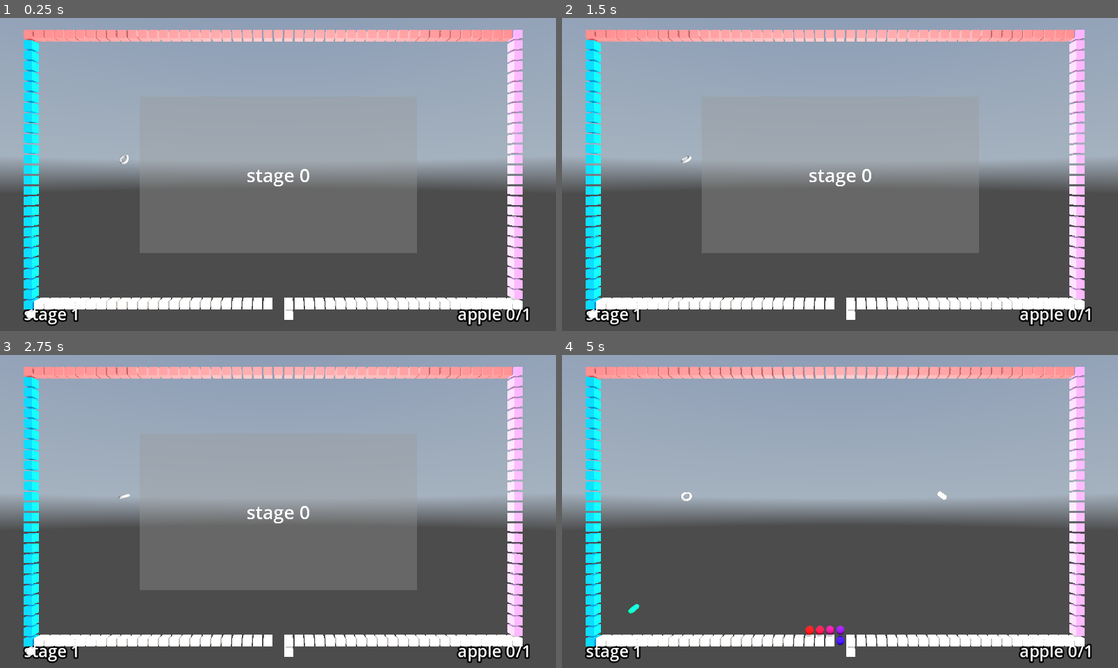
Above: before the commit, frames 1-4 (two rows, left to right).
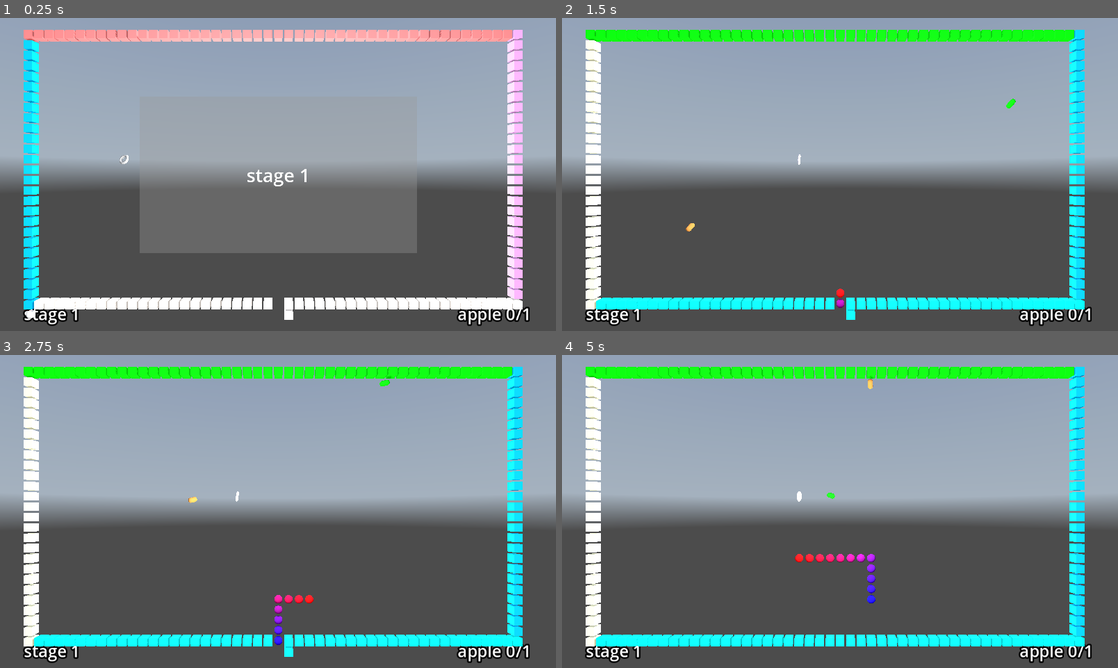
Above: after the commit, the same moments.

Repository: kasworld/gd4snakebyte3d
Game: Godot game, scene res://main.tscn
Two runs of this game, one before a commit and one after it. Both use one fixed random seed, a clock stepped at 60 frames per second and the inputs below. A sky picture missing from this copy of the repository is replaced by a grey-blue gradient.
Inputs (mouse positions are in pixels of both pictures, inside the frame that each line leads up to):
- Up to frame 1 (0.25 s): no input
- Up to frame 2 (1.5 s): tap Enter at 0.5 s; move the mouse to (962, 158) at 0.52 s; hold Right 0.53-1.28 s; click (962, 158) at 0.67 s; move the mouse to (728, 190) at 1.27 s; hold Down from 1.28 s (still down)
- Up to frame 3 (2.75 s): move the mouse to (333, 442) at 2.02 s; release Down at 2.03 s; hold Right from 2.03 s (still down)
- Up to frame 4 (5 s): move the mouse to (812, 574) at 2.77 s; release Right at 2.78 s; hold Up 2.78-3.53 s; click (812, 574) at 2.92 s; move the mouse to (1006, 558) at 3.52 s; hold Left from 3.53 s (still down); move the mouse to (673, 464) at 4.27 s

The runs differ from the first frame. In frame 1, less than 0.1% of the frame differs, in the area x 54-56%, y 48-53%; in frame 2, 21%; in frame 3, 22%, in the area x 4-94%, y 3-97%; in frame 4, 11%.

Commit message:
fix message

Diff:
--- a/global/settings.gd
+++ b/global/settings.gd
@@ -3,7 +3,7 @@
 const FieldWidth :int = 48
 const FieldHeight :int = 27
 const FieldSize := Vector2i(FieldWidth,FieldHeight)
-const FrameTime := 0.4 # second
+const FrameTime := 0.2 # second
 const SnakeLenStart := 12
 const SankeLenInc := 12
 const PlumCount := 2
--- a/stage.gd
+++ b/stage.gd
@@ -26,21 +26,21 @@
 	return "Stage%d" % [number]
 
 func init(n :int, w_script :Array) -> Stage:
+	number = n
+	wall_script = w_script
 	var vp_size = get_viewport().get_visible_rect().size
 	$StageStartPanel.size = vp_size/2
 	$StageStartPanel.position = vp_size/4
-	$StageStartPanel/Label.text = "stage %d" % number
+	$StageStartPanel/Label.text = "stage %d" % [ number ]
 	$StageStartPanel.visible =  true
-	$HidePanelTimer.start(3)
+	$HidePanelTimer.start(1)
 
-	number = n
 	$StageNumber.text = "stage %d" % number
 	$AppleNumber.text = "apple %d" % Settings.AppleCountPerStage
 	$StageNumber.position.x = 2
 	$AppleNumber.position.x = Settings.FieldWidth - 3
 	$FrameTimer.wait_time = Settings.FrameTime
 	apple_end_count = Settings.AppleCountPerStage
-	wall_script = w_script
 	new_snake()
 	return self
 
